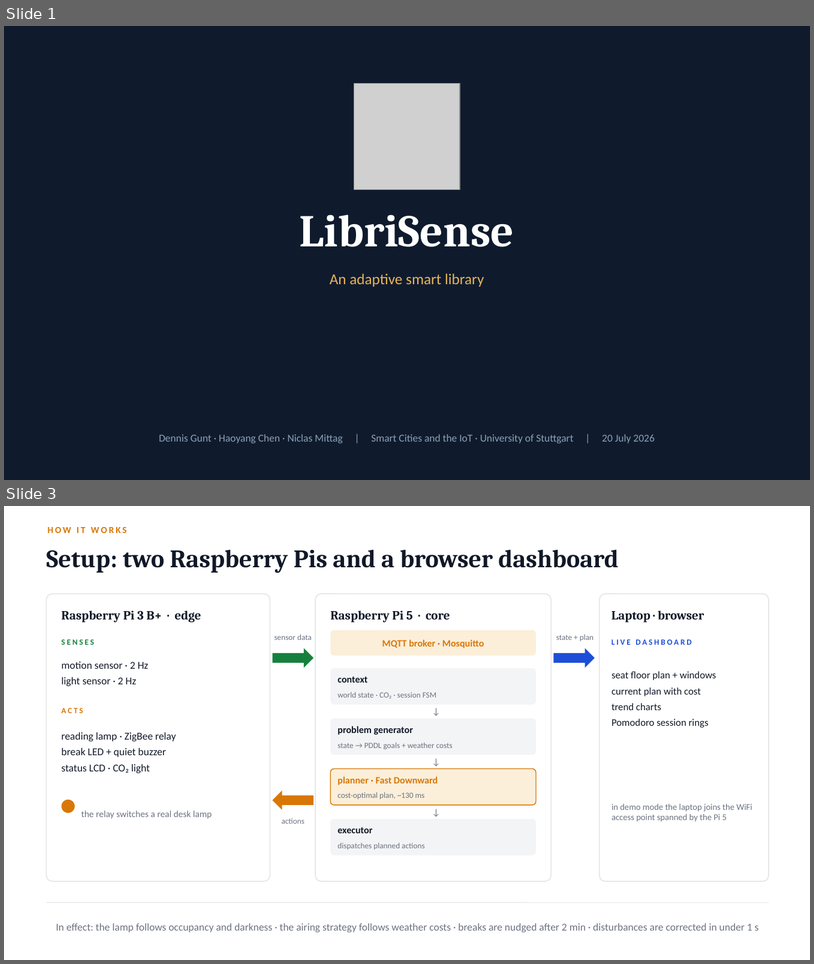
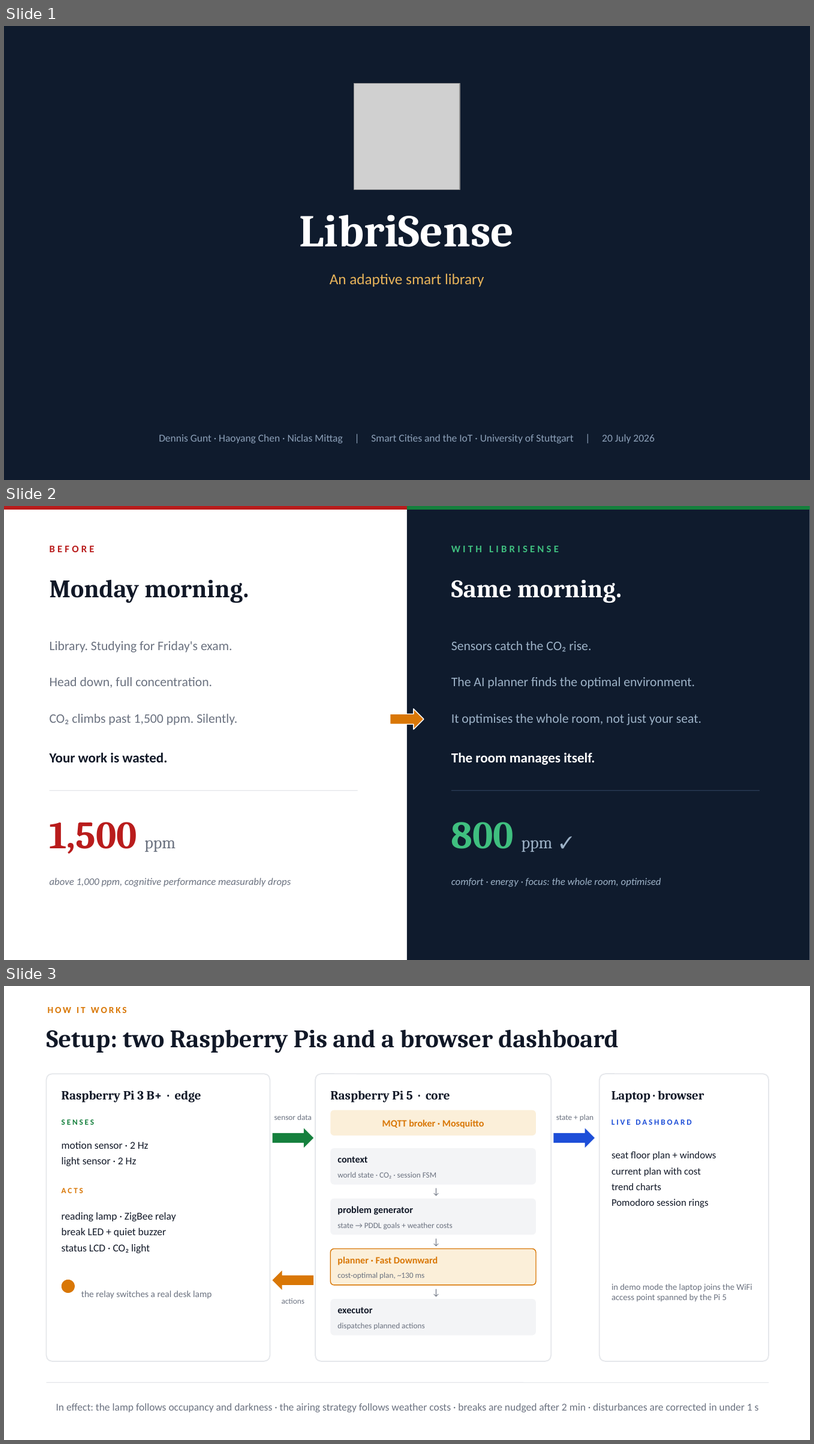
Before and after one commit to Dennis1911/librisense-smart-library, a slide deck: docs/presentation/LibriSense_Demo.pptx. Shown one above the other, each under a label of ours: slides 1 and 3 before the commit, slides 1, 2 and 3 after it; the slides between them are not shown. The pictures are 814x964 and 814x1444 pixels, drawn with LibreOffice and Linux fonts; fonts in the diff are those of the drawing; grey boxes stand for pictures. Boxes give left, top, right and bottom in pixels: in the first picture for what was removed or moved away, otherwise in the second. Text is boxed around its words. In the diff, an @@ line names an element or a change of style, - is before the commit and + after.

```diff
--- a/docs/presentation/LibriSense_Demo.pptx
+++ b/docs/presentation/LibriSense_Demo.pptx
@@ slide 2 added at [4, 506, 810, 960], background #FFFFFF @@
@@ rectangle added at [4, 506, 408, 510], fill #B91C1C @@
@@ rectangle added at [408, 506, 810, 960], fill #0F1B2D @@
@@ rectangle added at [408, 506, 810, 510], fill #15803D @@
@@ text added at [50, 546, 95, 552], 12 pt, text #B91C1C, bold @@
+BEFORE
@@ text added at [452, 546, 559, 552], 12 pt, text #3FBF7F, bold @@
+WITH LIBRISENSE
@@ text added at [50, 580, 249, 603], 30 pt, text #111827, bold @@
+Monday morning.
@@ text added at [452, 580, 622, 603], 30 pt, text #FFFFFF, bold @@
+Same morning.
@@ text added at [50, 641, 233, 652], 15.5 pt, text #6B7280 @@
+Library. Studying for Friday's exam.
@@ text added at [452, 641, 591, 652], 15.5 pt, text #9DB2C7 @@
+Sensors catch the CO₂ rise.
@@ text added at [50, 677, 212, 688], 15.5 pt, text #6B7280 @@
+Head down, full concentration.
@@ text added at [452, 677, 695, 688], 15.5 pt, text #9DB2C7 @@
+The AI planner finds the optimal environment.
@@ text added at [50, 714, 237, 725], 15.5 pt, text #6B7280 @@
+CO₂ climbs past 1,500 ppm. Silently.
@@ right arrow added at [390, 709, 424, 729], fill #D97706, outline #FFFFFF 1 pt @@
@@ text added at [452, 714, 702, 725], 15.5 pt, text #9DB2C7 @@
+It optimises the whole room, not just your seat.
@@ text added at [50, 752, 167, 762], 16.5 pt, text #111827, bold @@
+Your work is wasted.
@@ text added at [452, 752, 595, 765], 16.5 pt, text #FFFFFF, bold @@
+The room manages itself.
@@ line added from (50, 790) to (358, 790), #E5E7EB 1 pt @@
@@ line added from (452, 790) to (760, 790), #2A3B55 1 pt @@
@@ text added at [50, 822, 176, 853], 46 pt, text #B91C1C, bold @@
+1,500 ppm
@@ text added at [452, 822, 553, 852], 20 pt, text #9DB2C7 @@
+800 ppm ✓
@@ text added at [50, 877, 291, 886], 12 pt, text #6B7280, italic @@
+above 1,000 ppm, cognitive performance measurably drops
@@ text added at [452, 877, 662, 886], 12 pt, text #9DB2C7, italic @@
+comfort · energy · focus: the whole room, optimised
```
Also in this commit, not shown: 1 slide changed, 1 slide removed.
